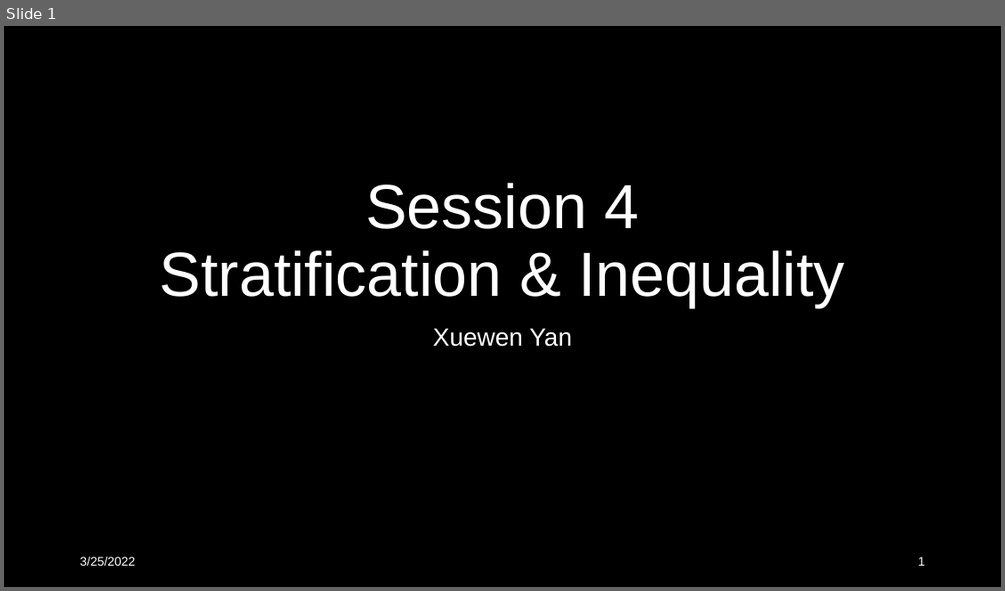
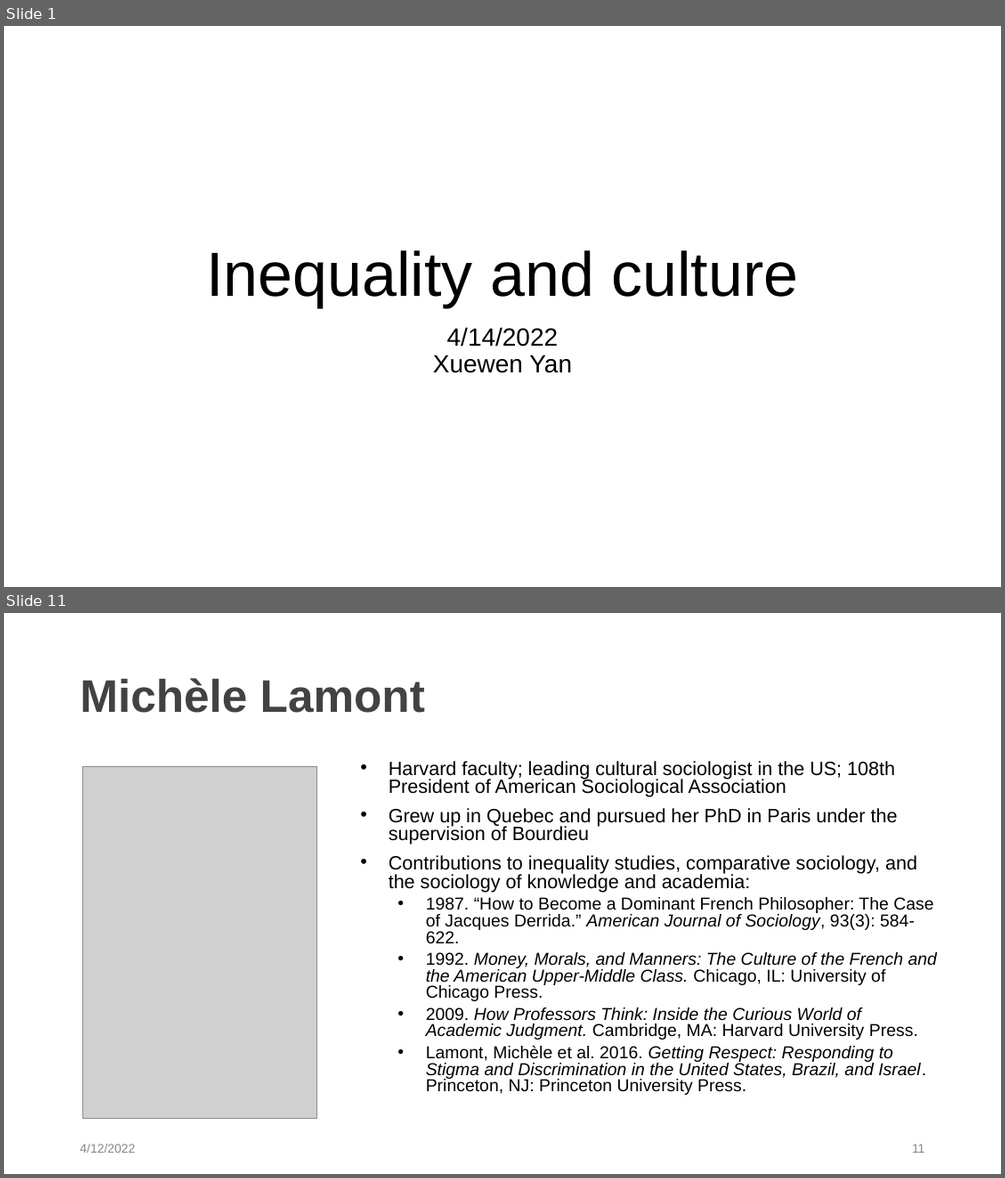
Before and after one commit to XueWenSYan/Intro_to_sociology, a slide deck: Meeting 4.pptx. Shown one above the other, each under a label of ours: slide 1 before the commit, slides 1 and 11 after it; the slides between them are not shown. The pictures are 1005x591 and 1005x1178 pixels, drawn with LibreOffice and Linux fonts; fonts in the diff are those of the drawing; grey boxes stand for pictures. Boxes give left, top, right and bottom in pixels: in the first picture for what was removed or moved away, otherwise in the second. Text is boxed around its words. In the diff, an @@ line names an element or a change of style, - is before the commit and + after.

```diff
--- a/Meeting 4.pptx
+++ b/Meeting 4.pptx
@@ slide 11 added at [4, 613, 1001, 1174], background #FFFFFF @@
@@ title added at [80, 678, 425, 713], 44 pt, text #424242, bold @@
+Michèle Lamont
@@ picture added at [82, 767, 316, 1119] @@
@@ text added at [388, 761, 937, 1094], 16.6 pt, text #000000 @@
+• Harvard faculty; leading cultural sociologist in the US; 108th President of American Sociological Association
+• Grew up in Quebec and pursued her PhD in Paris under the supervision of Bourdieu
+• Contributions to inequality studies, comparative sociology, and the sociology of knowledge and academia:
+  • 1987. “How to Become a Dominant French Philosopher: The Case of Jacques Derrida.” American Journal of Sociology, 93(3): 584-622.
+  • 1992. Money, Morals, and Manners: The Culture of the French and the American Upper-Middle Class. Chicago, IL: University of Chicago Press.
+  • 2009. How Professors Think: Inside the Curious World of Academic Judgment. Cambridge, MA: Harvard University Press.
+  • Lamont, Michèle et al. 2016. Getting Respect: Responding to Stigma and Discrimination in the United States, Brazil, and Israel. Princeton, NJ: Princeton University Press.
@@ text added at [80, 1143, 135, 1152], 12 pt, text #888888 @@
+4/12/2022
@@ page number added at [912, 1143, 924, 1152], 12 pt, text #888888 @@
+11
@@ slide 1 changed as well @@
@@ background #000000 to #FFFFFF @@
@@ title at [206, 250, 798, 307]: text changed; text colour #FFFFFF to #000000 @@
-Session 4
-Stratification & Inequality
+Inequality and culture
@@ subtitle at [447, 327, 558, 346]: paragraph added @@
+4/14/2022
@@ subtitle at [433, 354, 572, 373]: text colour #FFFFFF to #000000 in "Xuewen Yan"; less space between paragraphs @@
@@ text removed at [80, 556, 135, 565] @@
-3/25/2022
@@ page number removed at [918, 556, 925, 565] @@
-1
```
Also in this commit, not shown: 1 other slide changed, 8 other slides added, 9 slides removed, 11 other files.
